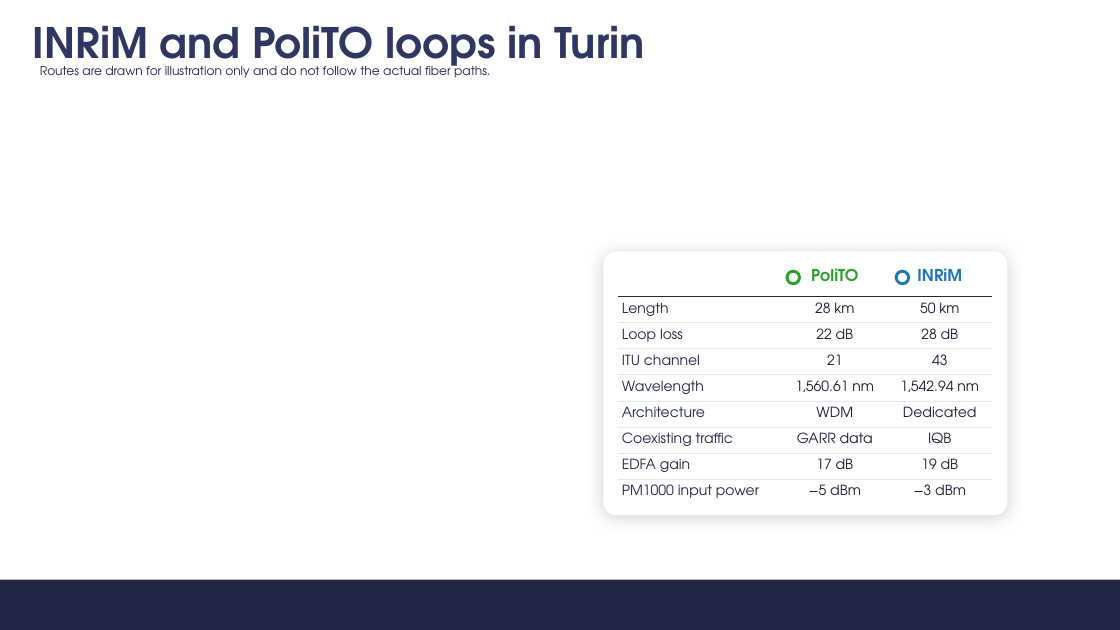
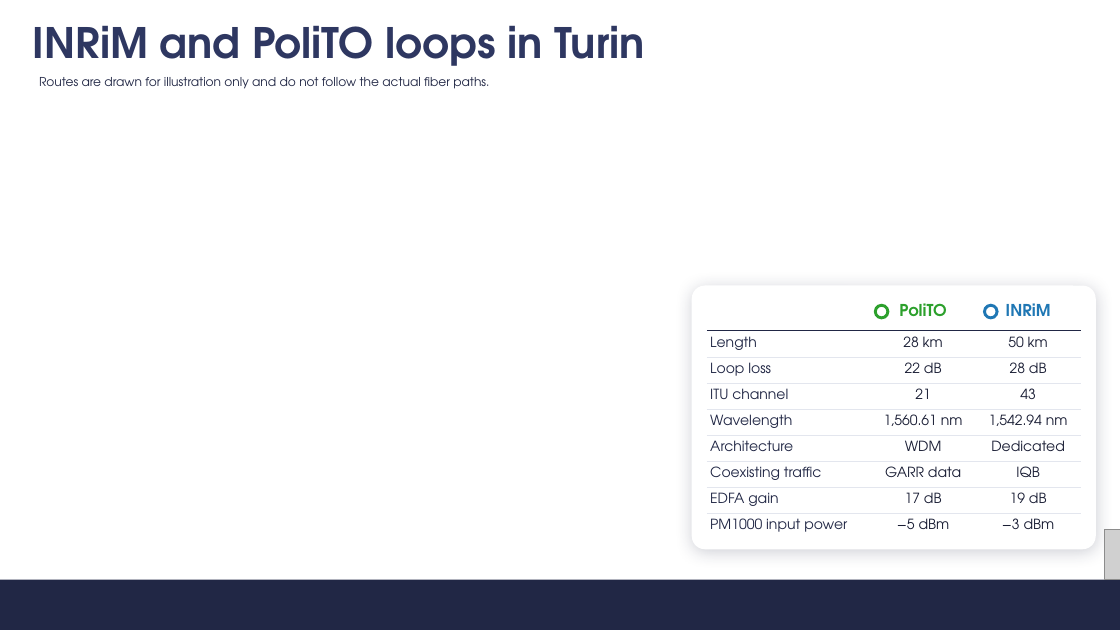
Before and after one commit to s347960/Presentazione, a slide deck: slide 10 of Discussione.pptx. Drawn at 1120x630 pixels with LibreOffice and Linux fonts; fonts in the diff are those of the drawing; grey boxes stand for pictures; background and template pictures are left out. Boxes give left, top, right and bottom in pixels: in the first picture for what was removed or moved away, otherwise in the second. Text is boxed around its words. In the diff, an @@ line names an element or a change of style, - is before the commit and + after.

```diff
--- a/Discussione.pptx
+++ b/Discussione.pptx
@@ text "Routes are drawn for illustration ...": place and size @@
-text "Routes are drawn for illustration ..." at bbox=[40, 63, 490, 78]
+text "Routes are drawn for illustration ..." at bbox=[39, 77, 489, 89]
@@ 2 ellipses, 1 table, 1 rounded rectangle: place and size @@
-2 ellipses, 1 table, 1 rounded rectangle at bbox=[603, 251, 1007, 515]
+2 ellipses, 1 table, 1 rounded rectangle at bbox=[692, 286, 1096, 549]
@@ picture added at bbox=[1105, 529, 1120, 579] @@
```
Also in this commit, not shown: 3 other slides changed, 7 slides added, 6 slides removed, 6 other files.
